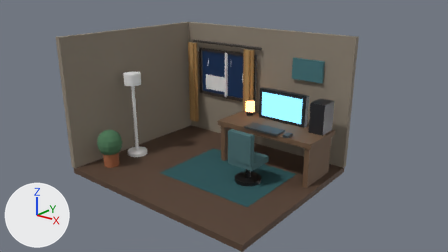
An edit to the Blender file Blender/CozyRoomDiorama/cozyroomdiorama.blend, drawn before and after from the same camera.
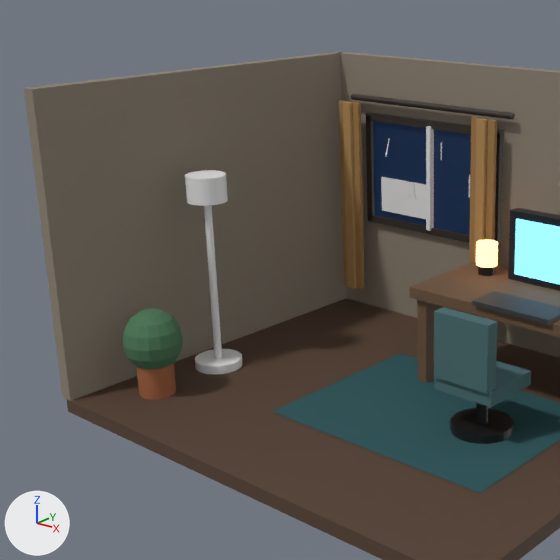
Old and new are each drawn from the file's camera 'Camera_Hero' and again close up on the part from 10% to 63% of the width and 0% to 93% of the height. Lighting does not change. The marker at lower left points along +X, +Y and +Z. The older version's two pictures come first.

In view in the first close-up: 'Chair_Back', 'City_1', 'Desk_Top', 'Floor', 'FloorLamp_Base', 'FloorLamp_Pole', 'FloorLamp_Shade', 'Monitor_Screen', 'Plant_Foliage', 'Rug', 'Wall_Back_Bottom', 'Wall_Back_Left', 'Wall_Back_Right', 'Wall_Back_Top', 'Wall_Left', 'Window_Glass', 'Window_Mullion_V' and 20 more.
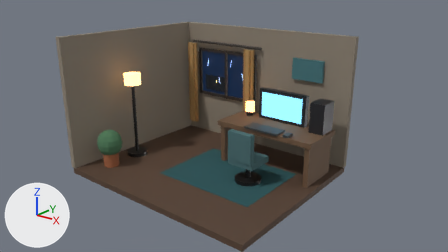
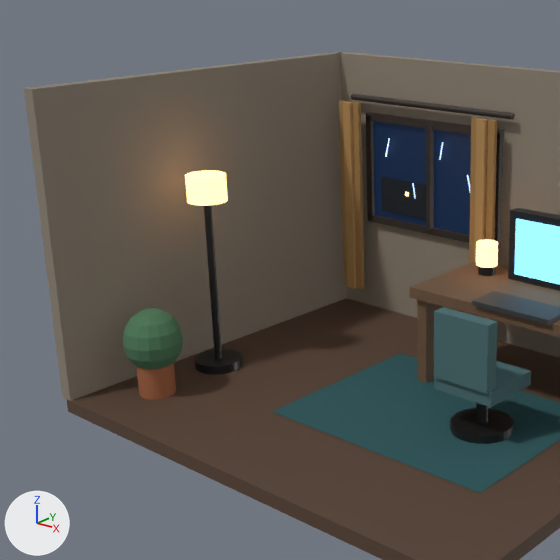
The edits, one by one:
Material 'Window_Mullion_V_Material' (mat_window_mullion_v_material) is new.
Its base color is (0.045, 0.035, 0.03) (dark grey #3c3530).
Its metallic is 0.25.
Material 'City_1_Material' (mat_city_1_material) is new.
Its base color is (0.004, 0.008, 0.015) (black #0d1621).
Its roughness is 0.9.
Material 'FloorLamp_Shade_Material' (mat_floorlamp_shade_material) is new.
Its base color is (0.9, 0.5, 0.2) (beige #f3bc7c).
Its emission color is (1.0, 0.55, 0.22) (beige #ffc481).
Its emission strength is 2.5.
Material 'Mat_Lamp_Metal_Material' (mat_mat_lamp_metal_material) is new.
Its base color is (0.03, 0.03, 0.03) (dark grey #303030).
Its metallic is 0.6.
Its roughness is 0.35.
me_floorlamp_base_mesh has 64 vertices, 34 faces and spans x -1.0..1.0, y -1.0..1.0, z -1.0..1.0.
me_floorlamp_base_mesh gains material mat_mat_lamp_metal_material (dark grey #303030).
me_floorlamp_pole_mesh has 64 vertices, 34 faces and spans x -1.0..1.0, y -1.0..1.0, z -1.0..1.0.
me_floorlamp_pole_mesh gains material mat_mat_lamp_metal_material (dark grey #303030).
me_floorlamp_shade_mesh has 64 vertices, 34 faces and spans x -1.0..1.0, y -1.0..1.0, z -1.0..1.0.
me_floorlamp_shade_mesh gains material mat_floorlamp_shade_material (beige #f3bc7c, glowing beige #ffc481).
me_city_1_mesh has 8 vertices, 6 faces and spans x -1.0..1.0, y -1.0..1.0, z -1.0..1.0.
me_city_1_mesh gains material mat_city_1_material (black #0d1621).
me_window_mullion_v_mesh has 8 vertices, 6 faces and spans x -1.0..1.0, y -1.0..1.0, z -1.0..1.0.
me_window_mullion_v_mesh gains material mat_window_mullion_v_material (dark grey #3c3530).

Changed parts and their boxes (x1, y1, x2, y2) in the close-ups (560 x 560 px):
'City_1', recoloured (white to black): (381, 177, 426, 219) in both
'FloorLamp_Shade', recoloured (white to beige): (185, 170, 228, 206) in both
'FloorLamp_Pole', recoloured (white to dark grey): (204, 205, 222, 359) in both
'FloorLamp_Base', recoloured (white to dark grey): (195, 349, 242, 374) in both
'Window_Mullion_V', recoloured (white to dark grey): (426, 126, 434, 231) in both
